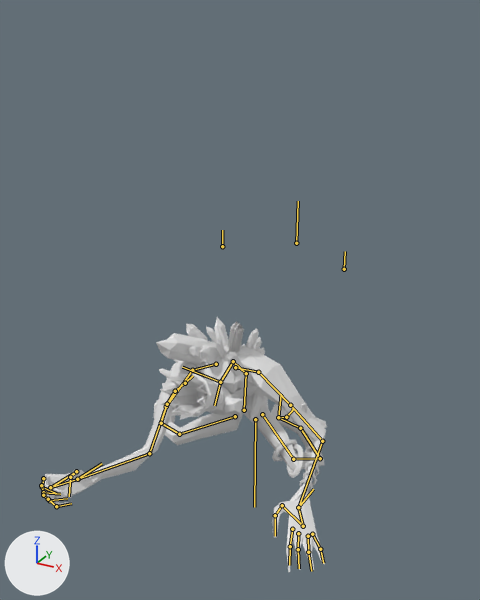
An edit to the Blender file swordGirl/Assets/Art/Blends/angelKing.blend, drawn before and after from the same camera.
Rendered twice from a 50 mm lens placed at (14.8, -28.9, 21.7), pointed at (1.0, -3.7, 9.2). Lighting does not change. The marker at lower left points along +X, +Y and +Z. Both versions are drawn at frame 21 of the action 'ArmatureAction.002'; the numbers are the values there. The bones that bend it are drawn over the model as lines.

Names of what the first picture shows: 'Bison Skull'.
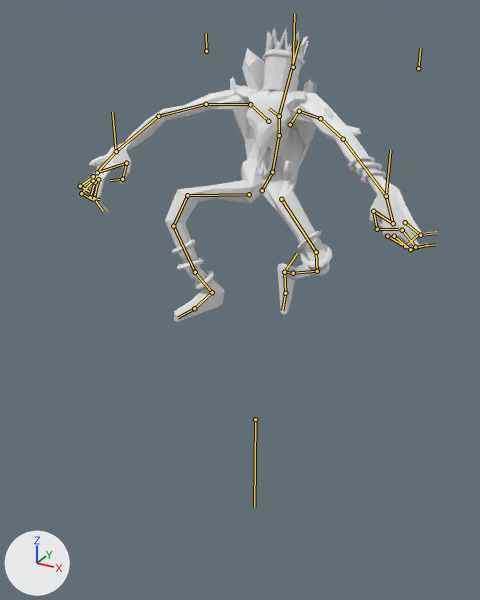
Location of each change, [x1, y1, x2, y2] in pixels of the pictures (480 x 600 px):
'Bison Skull', posed (26% wider, 15% taller): before [43, 317, 327, 572]; after [80, 28, 437, 322]
bone 'body', root to tip: before (244, 410) to (246, 373); after (262, 190) to (272, 172)
bone 'arm4L', root to tip: before (322, 441) to (298, 507); after (343, 139) to (386, 196)
bone 'arm5L', root to tip: before (298, 507) to (303, 526); after (386, 196) to (393, 223)
bone 'finger2_1L', root to tip: before (292, 529) to (290, 546); after (387, 236) to (405, 246)
bone 'finger2_2L', root to tip: before (290, 546) to (289, 565); after (405, 246) to (419, 234)
bone 'finger3_1L', root to tip: before (298, 533) to (298, 549); after (394, 236) to (410, 249)
bone 'finger3_2L', root to tip: before (298, 549) to (299, 568); after (410, 249) to (427, 245)
bone 'finger4_1L', root to tip: before (308, 536) to (308, 552); after (402, 230) to (415, 247)
bone 'finger4_2L', root to tip: before (308, 552) to (311, 571); after (415, 247) to (436, 244)
bone 'finger5_1L', root to tip: before (312, 534) to (320, 549); after (405, 222) to (420, 235)
bone 'finger5_2L', root to tip: before (320, 549) to (323, 563); after (420, 235) to (436, 233)
bone 'finger1_2L', root to tip: before (282, 505) to (275, 515); after (373, 211) to (377, 229)
bone 'finger1_3L', root to tip: before (275, 515) to (275, 536); after (377, 229) to (398, 229)
bone 'arm4R', root to tip: before (149, 453) to (78, 479); after (158, 116) to (116, 151)
bone 'arm5R', root to tip: before (78, 479) to (50, 487); after (116, 151) to (97, 172)
bone 'finger2_1R', root to tip: before (43, 478) to (42, 487); after (98, 179) to (94, 198)
bone 'finger2_2R', root to tip: before (42, 487) to (56, 493); after (94, 198) to (103, 211)
bone 'finger3_1R', root to tip: before (41, 485) to (43, 492); after (95, 182) to (90, 197)
bone 'finger3_2R', root to tip: before (43, 492) to (60, 494); after (90, 197) to (100, 199)
bone 'finger4_1R', root to tip: before (43, 495) to (49, 500); after (93, 180) to (81, 193)
bone 'finger4_2R', root to tip: before (49, 500) to (67, 498); after (81, 193) to (93, 200)
bone 'finger5_1R', root to tip: before (48, 499) to (56, 506); after (93, 176) to (80, 186)
bone 'finger5_2R', root to tip: before (56, 506) to (71, 503); after (80, 186) to (89, 191)
bone 'finger1_2R', root to tip: before (76, 471) to (70, 477); after (126, 163) to (122, 179)
bone 'leg4L', root to tip: before (300, 428) to (278, 417); after (293, 273) to (284, 272)
bone 'IK.L', root to tip: before (278, 417) to (281, 394); after (284, 272) to (297, 253)
bone 'leg5L', root to tip: before (278, 417) to (286, 417); after (284, 272) to (285, 293)
bone 'leg6L', root to tip: before (286, 417) to (294, 408); after (285, 293) to (282, 310)
bone 'leg5R', root to tip: before (175, 391) to (185, 383); after (212, 292) to (194, 308)
bone 'leg6R', root to tip: before (185, 383) to (193, 375); after (194, 308) to (178, 317)
bone 'elbow.L', root to tip: before (344, 269) to (345, 251); after (418, 68) to (420, 48)
bone 'elbow.R', root to tip: before (222, 246) to (222, 230); after (206, 51) to (206, 33)
bone 'headIK', root to tip: before (220, 382) to (182, 367); after (279, 116) to (299, 41)
bone 'spine', root to tip: before (296, 243) to (298, 201); after (293, 67) to (294, 14)
bone 'handIK.L', root to tip: before (298, 507) to (313, 489); after (386, 196) to (390, 150)
bone 'handIK.R', root to tip: before (77, 479) to (102, 463); after (116, 151) to (112, 112)

The edits, one by one:
Bone 'body' (bone_body) moves from (0.19, -7.72, 1.68) to (0.19, 4.08, 0.19).
Bone 'arm4L' (bone_arm4l) turns from (-16, -47, -84) to (-24, -7, 23) degrees about its own x, y and z.
Bone 'arm5L' (bone_arm5l) turns from (-63, 63, -21) to (24, 64, 45) degrees about its own x, y and z.
Bone 'finger2_1L' (bone_finger2_1l) turns from (2, 2, 5) to (8, -19, 59) degrees about its own x, y and z.
Bone 'finger2_2L' (bone_finger2_2l) turns from (0, 0, 0) to (-36, -35, -30) degrees about its own x, y and z.
Bone 'finger3_1L' (bone_finger3_1l) turns from (0, 0, 0) to (9, -7, 42) degrees about its own x, y and z.
Bone 'finger3_2L' (bone_finger3_2l) turns from (-11, 9, -22) to (-22, -4, -47) degrees about its own x, y and z.
Bone 'finger4_1L' (bone_finger4_1l) turns from (0, 0, 0) to (8, 7, 20) degrees about its own x, y and z.
Bone 'finger4_2L' (bone_finger4_2l) turns from (-4, 5, -8) to (-13, -7, -61) degrees about its own x, y and z.
Bone 'finger5_1L' (bone_finger5_1l) turns from (-3, -8, -6) to (2, 2, 9) degrees about its own x, y and z.
Bone 'finger5_2L' (bone_finger5_2l) turns from (-2, 3, -4) to (-18, -21, -70) degrees about its own x, y and z.
Bone 'finger1_2L' (bone_finger1_2l) turns from (0, 0, 0) to (1, -19, -19) degrees about its own x, y and z.
Bone 'finger1_3L' (bone_finger1_3l) turns from (-19, 8, -38) to (-57, 12, -42) degrees about its own x, y and z.
Bone 'arm4R' (bone_arm4r) turns from (-80, 31, -49) to (22, 52, -28) degrees about its own x, y and z.
Bone 'arm5R' (bone_arm5r) turns from (-17, 43, 11) to (10, -41, -33) degrees about its own x, y and z.
Bone 'finger2_1R' (bone_finger2_1r) turns from (29, 39, -43) to (18, 10, -16) degrees about its own x, y and z.
Bone 'finger2_2R' (bone_finger2_2r) turns from (-35, 5, 29) to (-15, 11, 39) degrees about its own x, y and z.
Bone 'finger3_1R' (bone_finger3_1r) turns from (24, 37, -55) to (25, 3, -16) degrees about its own x, y and z.
Bone 'finger3_2R' (bone_finger3_2r) turns from (-54, 15, 51) to (-35, 13, 61) degrees about its own x, y and z.
Bone 'finger4_1R' (bone_finger4_1r) turns from (22, 42, -68) to (18, 9, 12) degrees about its own x, y and z.
Bone 'finger4_2R' (bone_finger4_2r) turns from (-52, 5, 71) to (-38, 7, 79) degrees about its own x, y and z.
Bone 'finger5_1R' (bone_finger5_1r) turns from (27, -25, -92) to (5, -65, 14) degrees about its own x, y and z.
Bone 'finger5_2R' (bone_finger5_2r) turns from (-3, 11, 84) to (35, 7, 87) degrees about its own x, y and z.
Bone 'finger1_2R' (bone_finger1_2r) turns from (-5, 27, 41) to (-16, 11, 17) degrees about its own x, y and z.
Bone 'leg4L' (bone_leg4l) turns from (0, -1, -2) to (4, -8, -2) degrees about its own x, y and z.
Bone 'IK.L' (bone_ik_l) moves from (-0.55, -0.39, -0.22) to (-1.85, -3.37, 7.21).
Bone 'IK.L' (bone_ik_l) turns from (126, 0, 0) to (75, 5, -15) degrees about its own x, y and z.
Bone 'leg5L' (bone_leg5l) turns from (-3, 0, 0) to (11, -2, 2) degrees about its own x, y and z.
Bone 'leg6L' (bone_leg6l) turns from (-48, 0, 0) to (-12, -25, -4) degrees about its own x, y and z.
Bone 'IK.R' (bone_ik_r) moves from (-3.19, 0.09, -0.43) to (1.43, -8.12, 3.56).
Bone 'IK.R' (bone_ik_r) turns from (153, 1, 5) to (11, 3, -4) degrees about its own x, y and z.
Bone 'leg5R' (bone_leg5r) turns from (0, 0, 0) to (8, -2, -13) degrees about its own x, y and z.
Bone 'leg6R' (bone_leg6r) turns from (-26, -6, 4) to (-4, -7, -2) degrees about its own x, y and z.
Bone 'knee.L' (bone_knee_l) moves from (0.0, -6.46, 3.9) to (4.05, -5.68, 0.25).
Bone 'knee.R' (bone_knee_r) moves from (0.0, -6.46, 3.9) to (-1.93, 12.73, 8.64).
Bone 'elbow.L' (bone_elbow_l) moves from (-3.15, 0.0, -2.94) to (-1.72, 9.82, -8.63).
Bone 'elbow.R' (bone_elbow_r) moves from (2.94, 0.0, -2.99) to (-0.9, 10.4, -7.85).
Bone 'headIK' (bone_headik) moves from (0.17, -9.67, 2.86) to (0.17, 2.5, -2.96).
Bone 'headIK' (bone_headik) turns from (54, -1, -1) to (-32, -1, 1) degrees about its own x, y and z.
Bone 'spine' (bone_spine) moves from (0.0, -5.61, -1.92) to (0.0, 4.13, -0.7).
Bone 'handIK.L' (bone_handik_l) moves from (1.4, -5.23, -5.94) to (3.34, -4.05, 8.73).
Bone 'handIK.L' (bone_handik_l) turns from (0, 0, 0) to (95, 0, 0) degrees about its own x, y and z.
Bone 'handIK.R' (bone_handik_r) moves from (-0.98, -8.45, -6.58) to (-1.71, -5.09, 9.21).
Bone 'handIK.R' (bone_handik_r) turns from (0, 0, 0) to (101, 0, 0) degrees about its own x, y and z.
